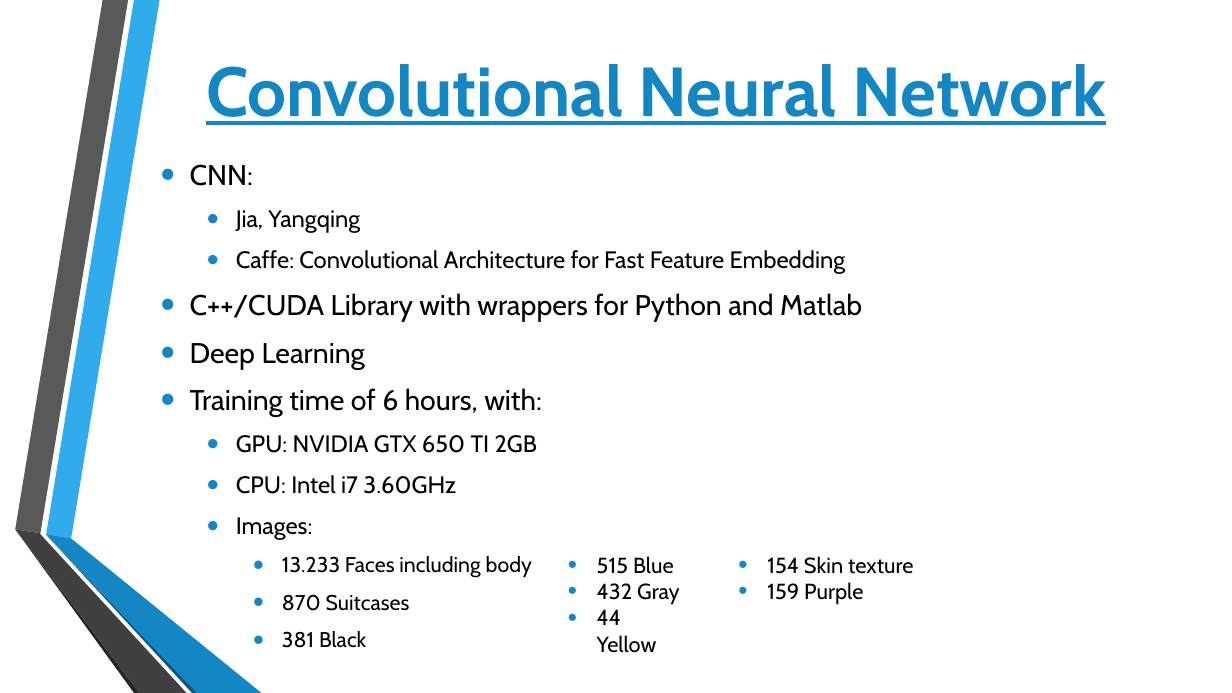
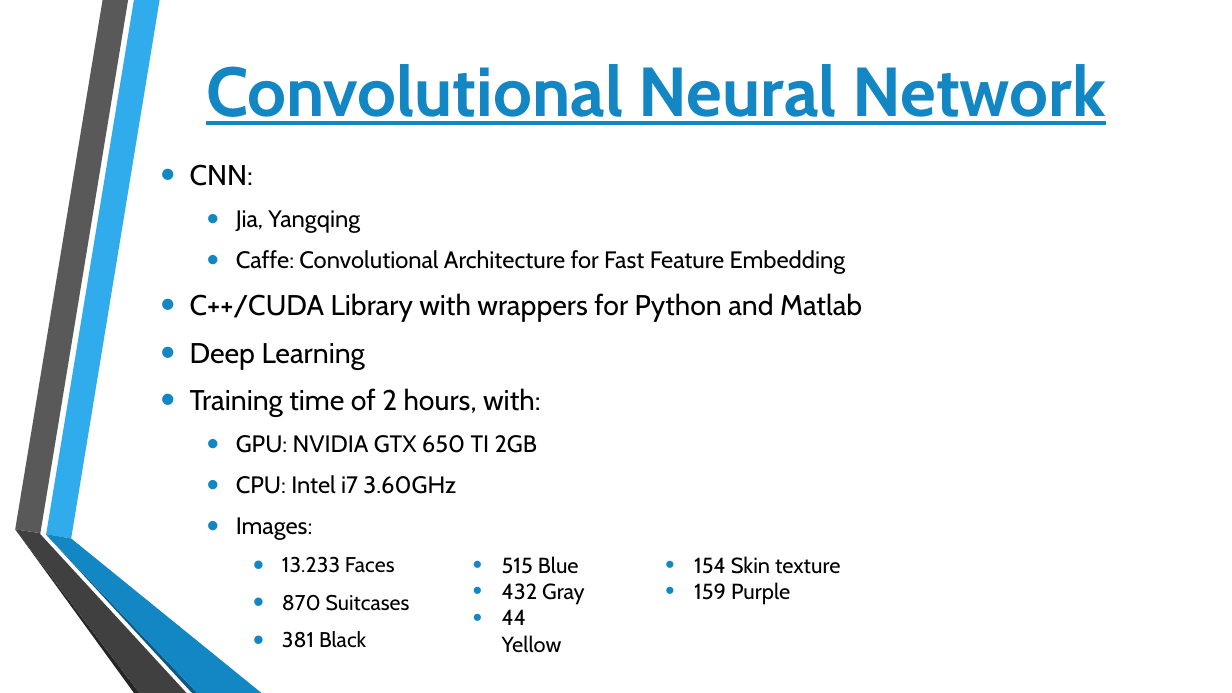
Before and after one commit to 4nc3str4l/VA_GiC, a slide deck: slide 5 of BSaOR.pptx. Drawn at 1232x693 pixels with LibreOffice and Linux fonts; fonts in the diff are those of the drawing; background and template pictures are left out. Boxes give left, top, right and bottom in pixels: in the first picture for what was removed or moved away, otherwise in the second. Text is boxed around its words. In the diff, an @@ line names an element or a change of style, - is before the commit and + after.

```diff
--- a/BSaOR.pptx
+++ b/BSaOR.pptx
@@ text at <box>190,388,541,417</box>: text changed @@
-• Training time of 6 hours, with:
+• Training time of 2 hours, with:
@@ text at <box>282,556,395,573</box>: text changed @@
-    • 13.233 Faces including body
+    • 13.233 Faces
@@ text "515 Blue": place and size @@
-text "515 Blue" at <box>597,556,679,653</box>
+text "515 Blue" at <box>502,556,584,653</box>
@@ text "154 Skin texture": place and size @@
-text "154 Skin texture" at <box>767,556,913,605</box>
+text "154 Skin texture" at <box>694,556,840,605</box>
```
Also in this commit, not shown: 1 other file.
